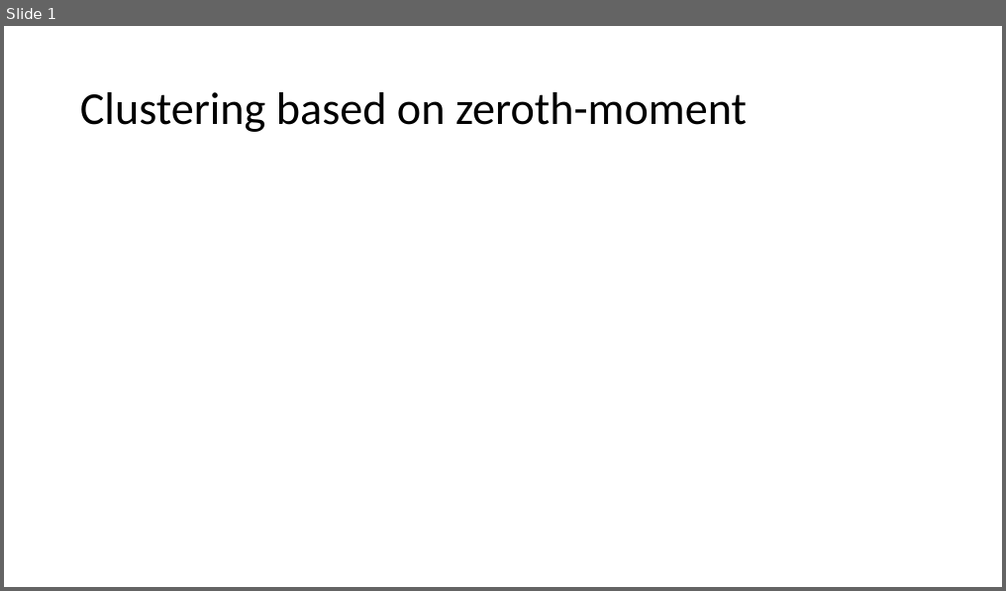
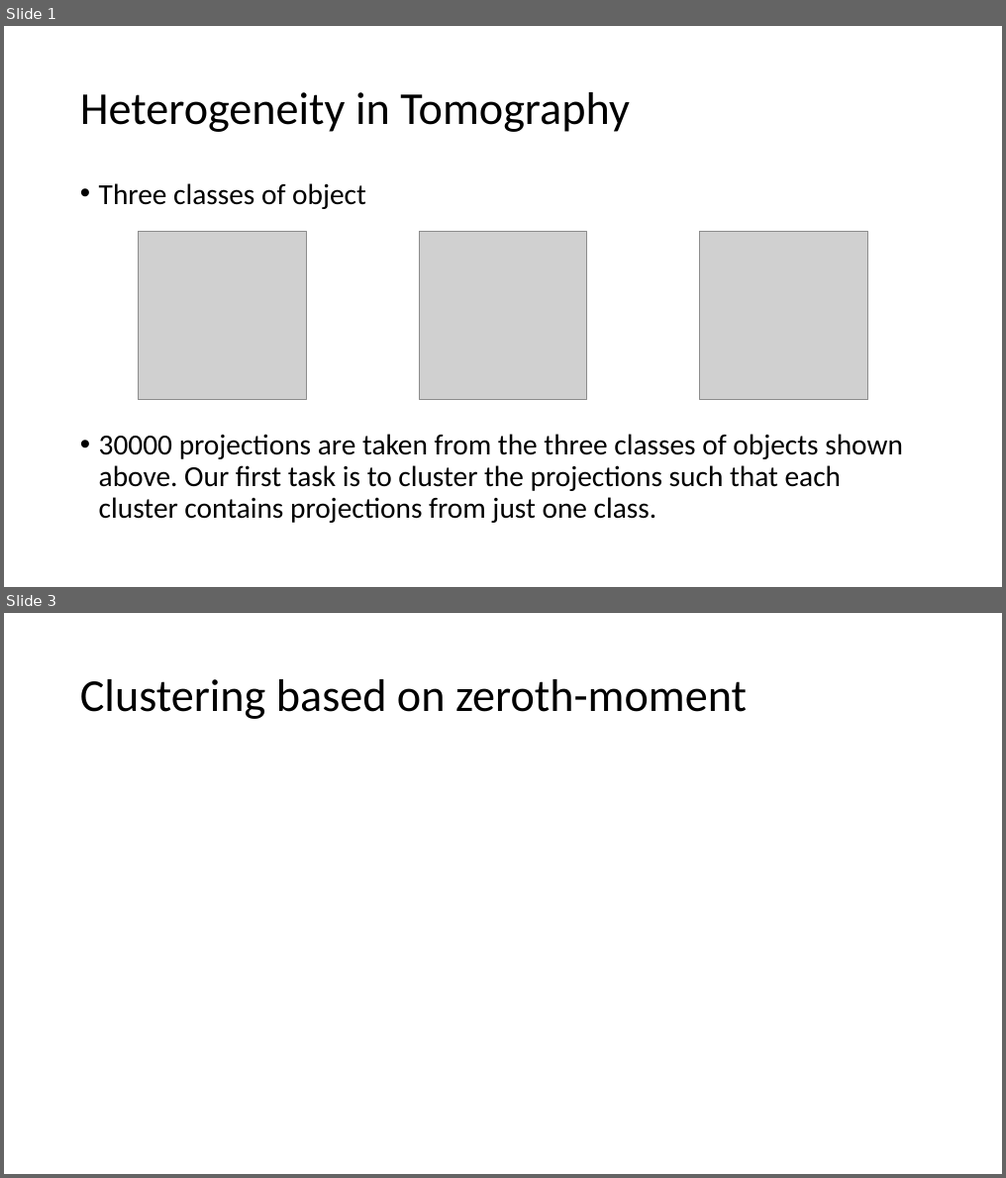
Before and after one commit to arunabh98/Heterogeneity-Symmetry-Tomography, a slide deck: reports/Project Status 9.pptx. Shown one above the other, each under a label of ours: slide 1 before the commit, slides 1 and 3 after it; the slides between them are not shown. The pictures are 1006x591 and 1006x1178 pixels, drawn with LibreOffice and Linux fonts; fonts in the diff are those of the drawing; grey boxes stand for pictures. Boxes give left, top, right and bottom in pixels: in the first picture for what was removed or moved away, otherwise in the second. Text is boxed around its words. In the diff, an @@ line names an element or a change of style, - is before the commit and + after.

```diff
--- a/reports/Project Status 9.pptx
+++ b/reports/Project Status 9.pptx
@@ slide 1 added at <box>4,26,1002,587</box>, background #FFFFFF @@
@@ title added at <box>80,92,630,132</box>, 44 pt, text #000000 @@
+Heterogeneity in Tomography
@@ text added at <box>99,183,903,523</box>, 28 pt, text #000000 @@
+• Three classes of object
+• 30000 projections are taken from the three classes of objects shown above. Our first task is to cluster the projections such that each cluster contains projections from just one class.
@@ picture added at <box>138,232,307,400</box> @@
@@ picture added at <box>419,232,587,400</box> @@
@@ picture added at <box>700,232,868,400</box> @@
@@ what was slide 1 is now slide 3 @@
```
Also in this commit, not shown: 2 slides changed, 5 other slides added, 49 other files.
